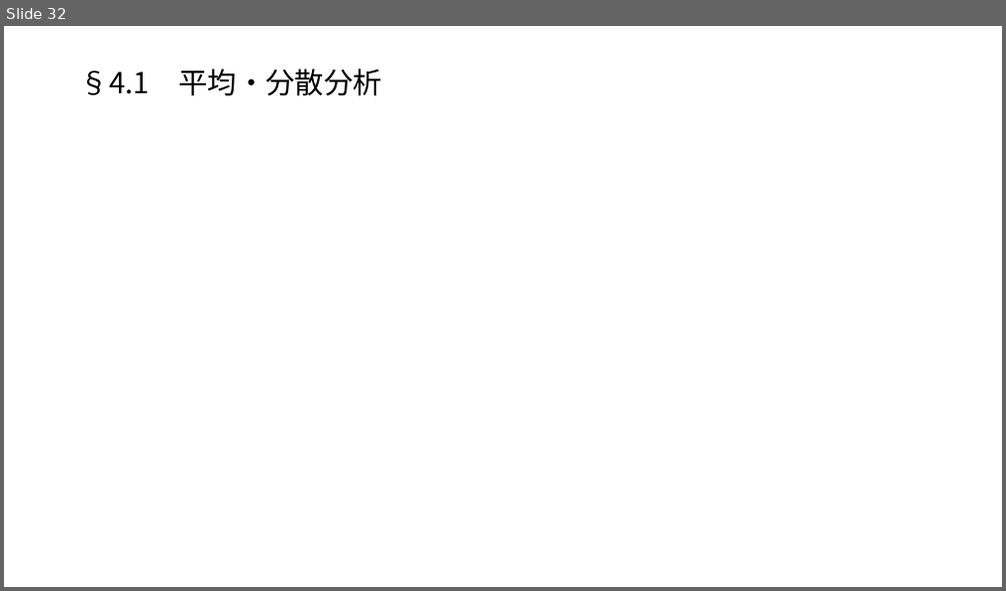
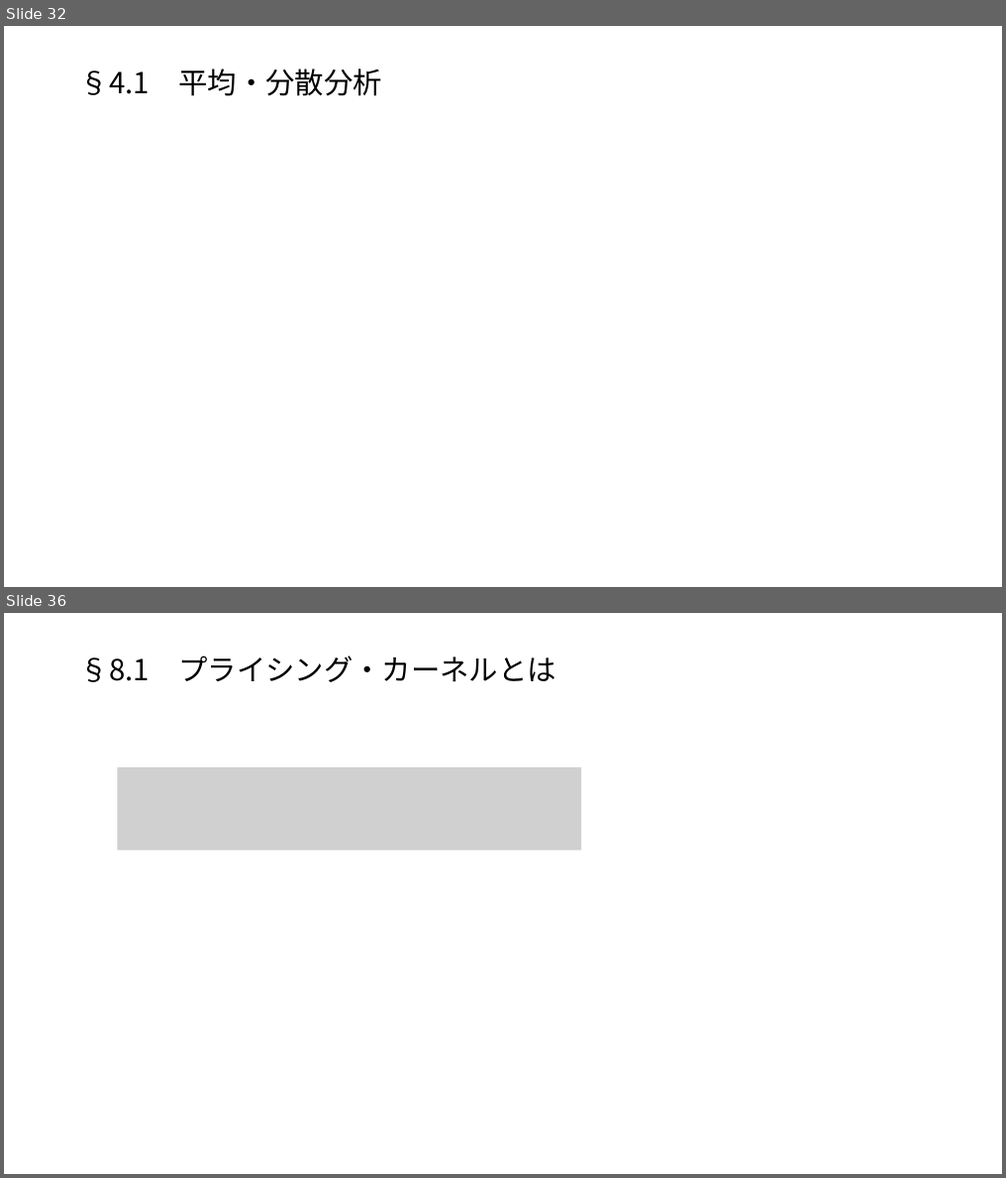
Before and after one commit to macha1811/Long-term-Investment-Theory-and-Practice, a slide deck: 第1章.pptx. Shown one above the other, each under a label of ours: slide 32 before the commit, slides 32 and 36 after it; the slides between them are not shown. The pictures are 1006x591 and 1006x1178 pixels, drawn with LibreOffice and Linux fonts; fonts in the diff are those of the drawing; grey boxes stand for pictures. Boxes give left, top, right and bottom in pixels: in the first picture for what was removed or moved away, otherwise in the second. Text is boxed around its words. In the diff, an @@ line names an element or a change of style, - is before the commit and + after.

```diff
--- a/第1章.pptx
+++ b/第1章.pptx
@@ slide 36 added at [4,613,1002,1174], background #FFFFFF @@
@@ title added at [80,656,556,682], 28 pt, text #000000 @@
+§8.1 プライシング・カーネルとは
@@ picture added at [117,767,581,851] @@
```
Also in this commit, not shown: 8 other slides added.
